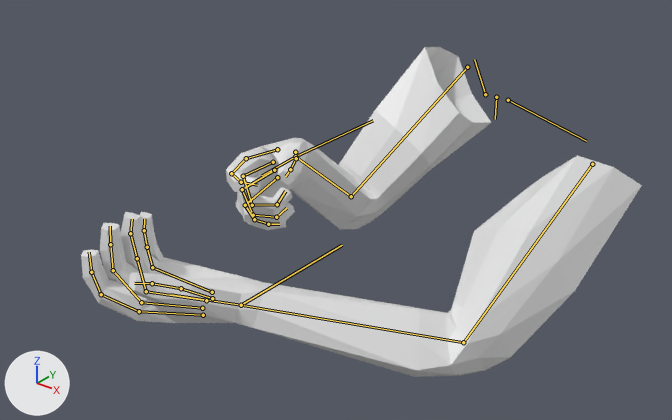
Two versions of the Blender file Blend Files/HumanBaseArms.blend, one commit apart.
Both versions are drawn from a 50 mm lens placed at (57.4, -112.5, 189.7), pointed at (-9.7, -28.7, 137.7). Every picture has the same lights, and +X, +Y and +Z are marked at lower left. Both versions are drawn at frame 0 of the action '2H_Gun_Center'; the numbers are the values there. The bones that bend it are drawn over the model as lines.

In view in the first picture: 'PlayerMesh'.
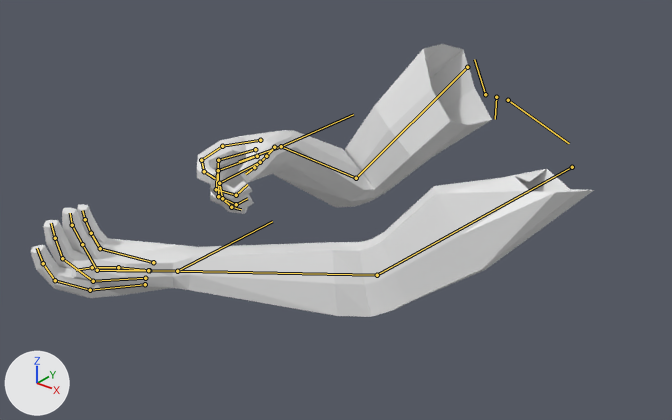
Where the change shows, as pixel boxes (x1, y1, x2, y2) in the pictures (672 x 420 px):
'PlayerMesh', posed (17% shorter)
    before: (81, 47, 642, 377)
    after: (31, 44, 594, 317)
bone 'LHandControl', root to tip
    before: (241, 305) to (342, 245)
    after: (177, 271) to (272, 221)
bone 'RHandControl', root to tip
    before: (295, 156) to (373, 120)
    after: (281, 146) to (353, 114)
bone 'shoulder.L', root to tip
    before: (508, 100) to (586, 141)
    after: (508, 100) to (569, 143)
bone 'upper_arm.L', root to tip
    before: (592, 164) to (463, 342)
    after: (572, 167) to (377, 275)
bone 'forearm.L', root to tip
    before: (463, 342) to (241, 305)
    after: (377, 275) to (177, 271)

The change in detail:
Bone 'LHandControl' (bone_lhandcontrol) moves from (-0.69, -0.622, 0.181) to (-0.869, -0.559, 0.133).
Bone 'RHandControl' (bone_rhandcontrol) moves from (0.468, -0.341, 0.23) to (0.37, -0.263, 0.195).
Bone 'shoulder.L' (bone_shoulder_l) turns from (0, 0, -57) to (0, 0, -65) degrees about its own x, y and z.
Bone 'upper_arm.L' (bone_upper_arm_l) turns from (20, -2, -41) to (54, -32, -116) degrees about its own x, y and z.
Bone 'forearm.L' (bone_forearm_l) turns from (69, -65, -94) to (-4, -16, -30) degrees about its own x, y and z.
